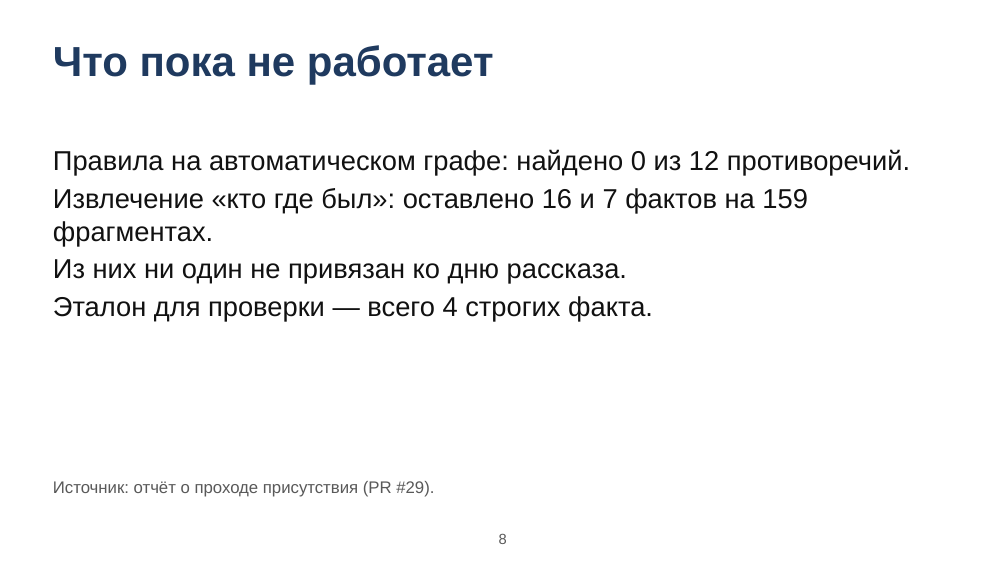
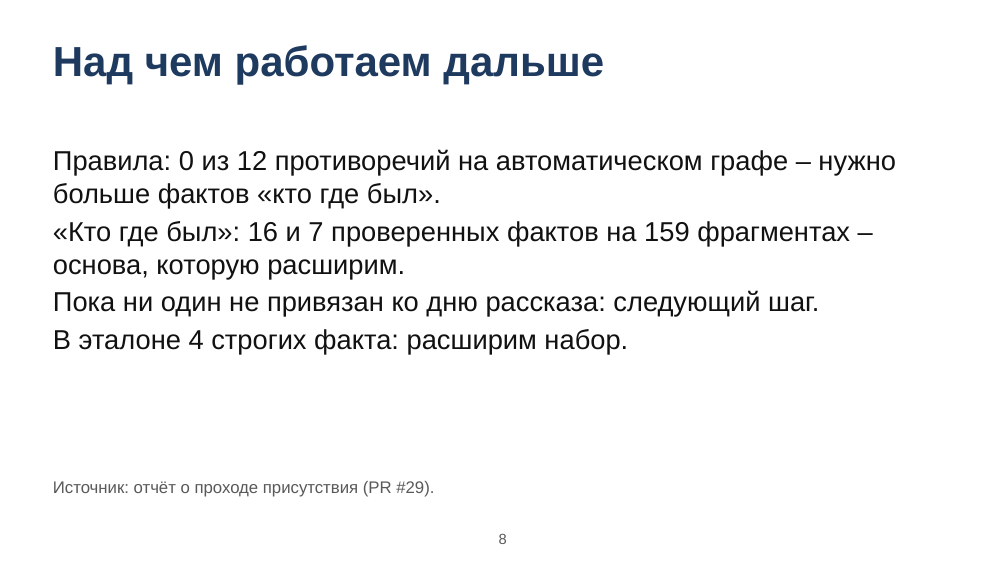
Before and after one commit to AndrewStrizhevskiy/detective-board, a slide deck: slide 8 of docs/gost/09-prezentaciya.pptx. Drawn at 1008x567 pixels with LibreOffice and Linux fonts; fonts in the diff are those of the drawing. Boxes give left, top, right and bottom in pixels: in the first picture for what was removed or moved away, otherwise in the second. Text is boxed around its words. In the diff, an @@ line names an element or a change of style, - is before the commit and + after.

```diff
--- a/docs/gost/09-prezentaciya.pptx
+++ b/docs/gost/09-prezentaciya.pptx
@@ title at bbox=[53, 45, 604, 84]: text changed @@
-Что пока не работает
+Над чем работаем дальше
@@ text at bbox=[53, 149, 896, 354]: text changed @@
-Правила на автоматическом графе: найдено 0 из 12 противоречий.
-Извлечение «кто где был»: оставлено 16 и 7 фактов на 159 фрагментах.
-Из них ни один не привязан ко дню рассказа.
-Эталон для проверки — всего 4 строгих факта.
+Правила: 0 из 12 противоречий на автоматическом графе – нужно больше фактов «кто где был».
+«Кто где был»: 16 и 7 проверенных фактов на 159 фрагментах – основа, которую расширим.
+Пока ни один не привязан ко дню рассказа: следующий шаг.
+В эталоне 4 строгих факта: расширим набор.
```
Also in this commit, not shown: 3 other slides changed, 31 other files.
